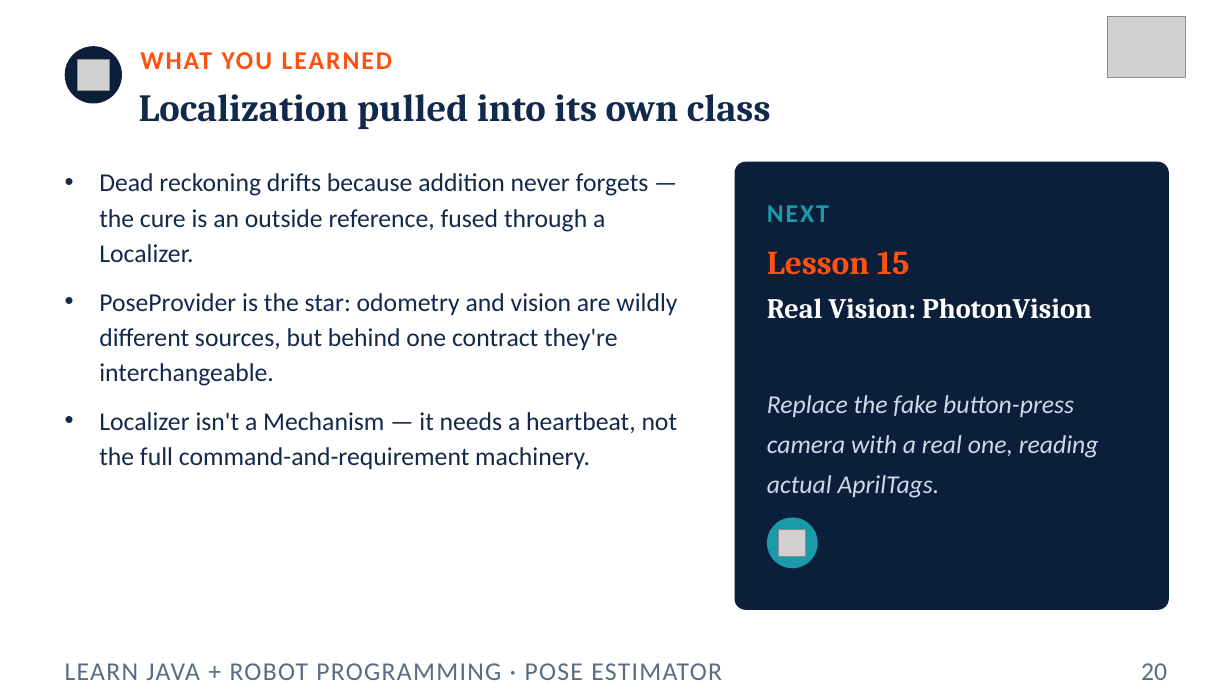
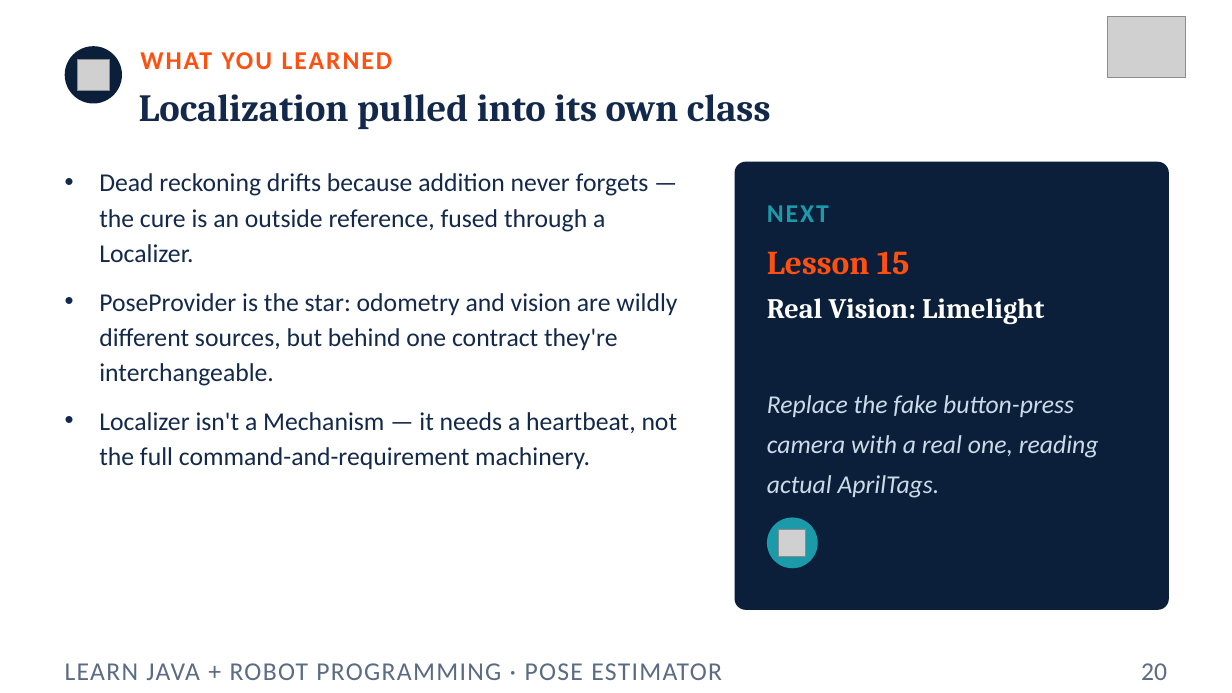
Before and after one commit to FRC5010/BasicRobotLessons, a slide deck: slide 20 of docs/presentations/v3/14-pose-estimator.pptx. Drawn at 1232x693 pixels with LibreOffice and Linux fonts; fonts in the diff are those of the drawing; grey boxes stand for pictures. Boxes give left, top, right and bottom in pixels: in the first picture for what was removed or moved away, otherwise in the second. Text is boxed around its words. In the diff, an @@ line names an element or a change of style, - is before the commit and + after.

```diff
--- a/docs/presentations/v3/14-pose-estimator.pptx
+++ b/docs/presentations/v3/14-pose-estimator.pptx
@@ text at (767, 298, 1044, 324): text changed @@
-Real Vision: PhotonVision
+Real Vision: Limelight
```
Also in this commit, not shown: 27 other files.
